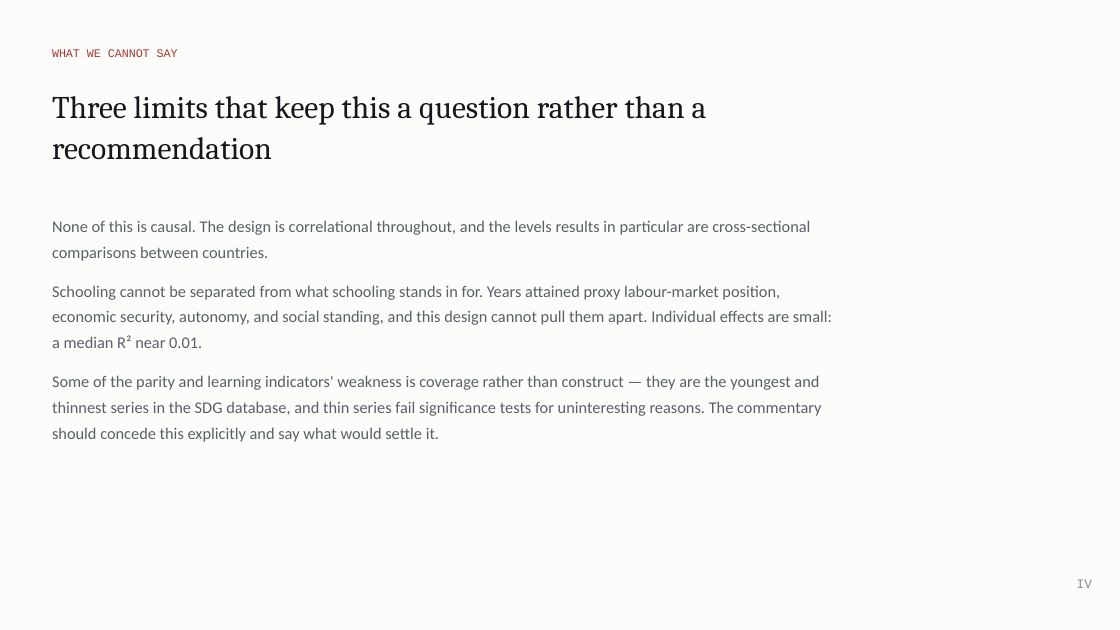
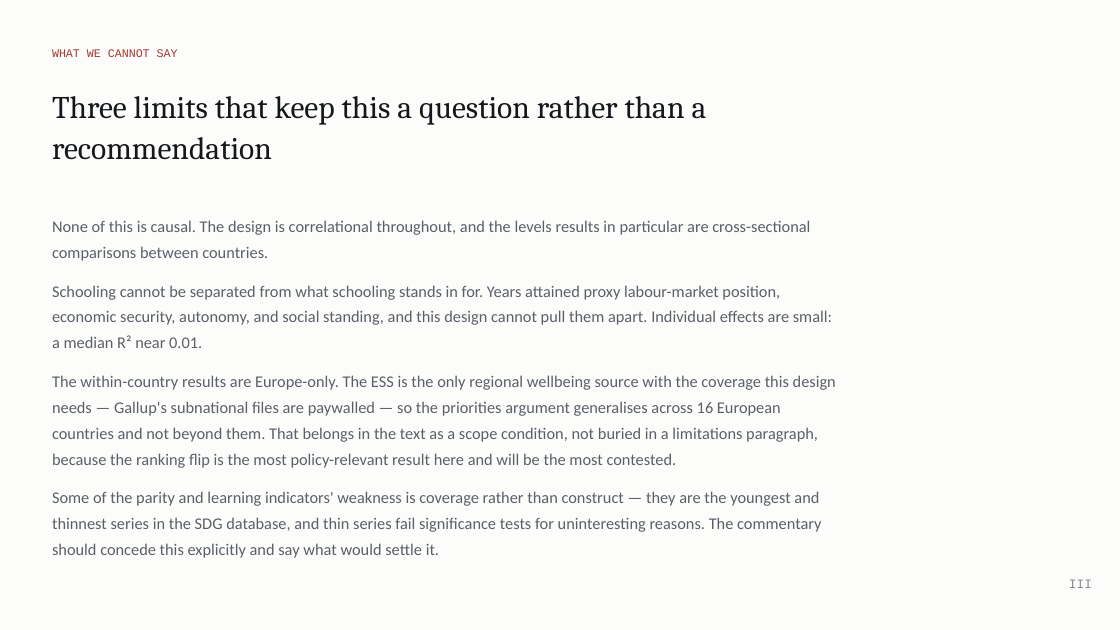
Before and after one commit to cwejnert/HDI-Happiness, a slide deck: slide 23 of deck/The_Education_Exception.pptx (slide 27 before the commit). Drawn at 1120x630 pixels with LibreOffice and Linux fonts; fonts in the diff are those of the drawing. Boxes give left, top, right and bottom in pixels: in the first picture for what was removed or moved away, otherwise in the second. Text is boxed around its words. In the diff, an @@ line names an element or a change of style, - is before the commit and + after.

```diff
--- a/deck/The_Education_Exception.pptx
+++ b/deck/The_Education_Exception.pptx
@@ text at (52,375,836,468): paragraph added @@
+The within-country results are Europe-only. The ESS is the only regional wellbeing source with the coverage this design needs — Gallup's subnational files are paywalled — so the priorities argument generalises across 16 European countries and not beyond them. That belongs in the text as a scope condition, not buried in a limitations paragraph, because the ranking flip is the most policy-relevant result here and will be the most contested.
@@ text at (1069,579,1092,588): text changed @@
-IV
+III
```
Also in this commit, not shown: 13 other slides changed, 3 slides removed, 4 other files.
